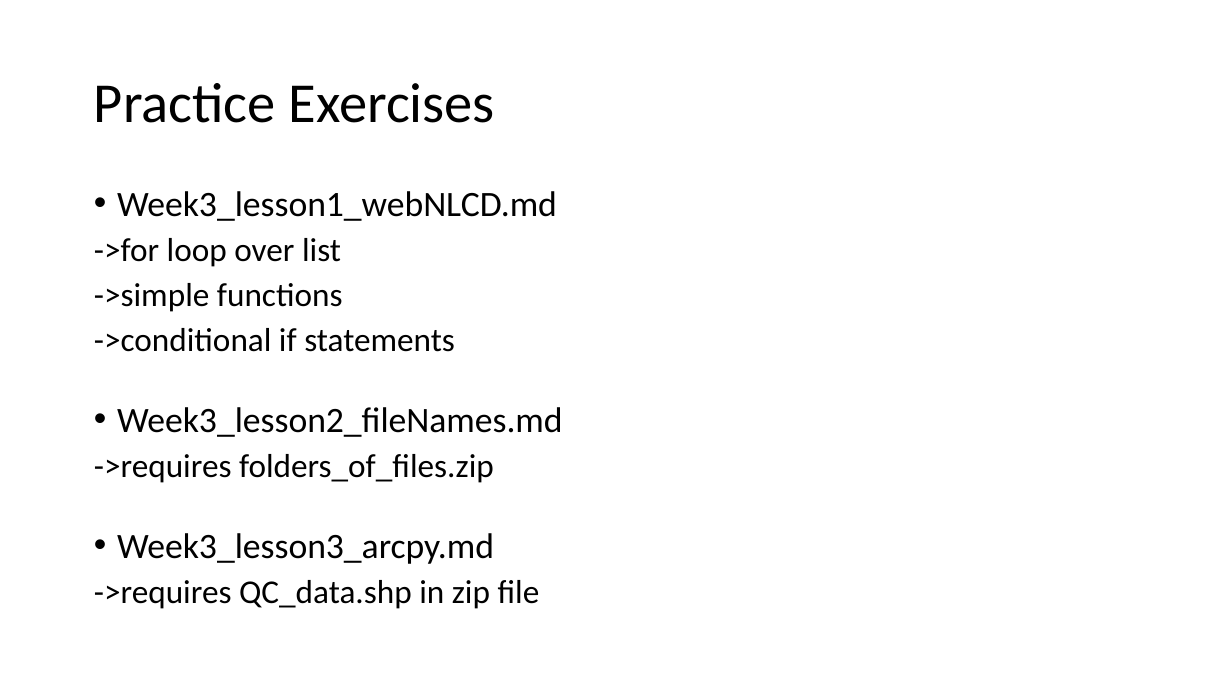
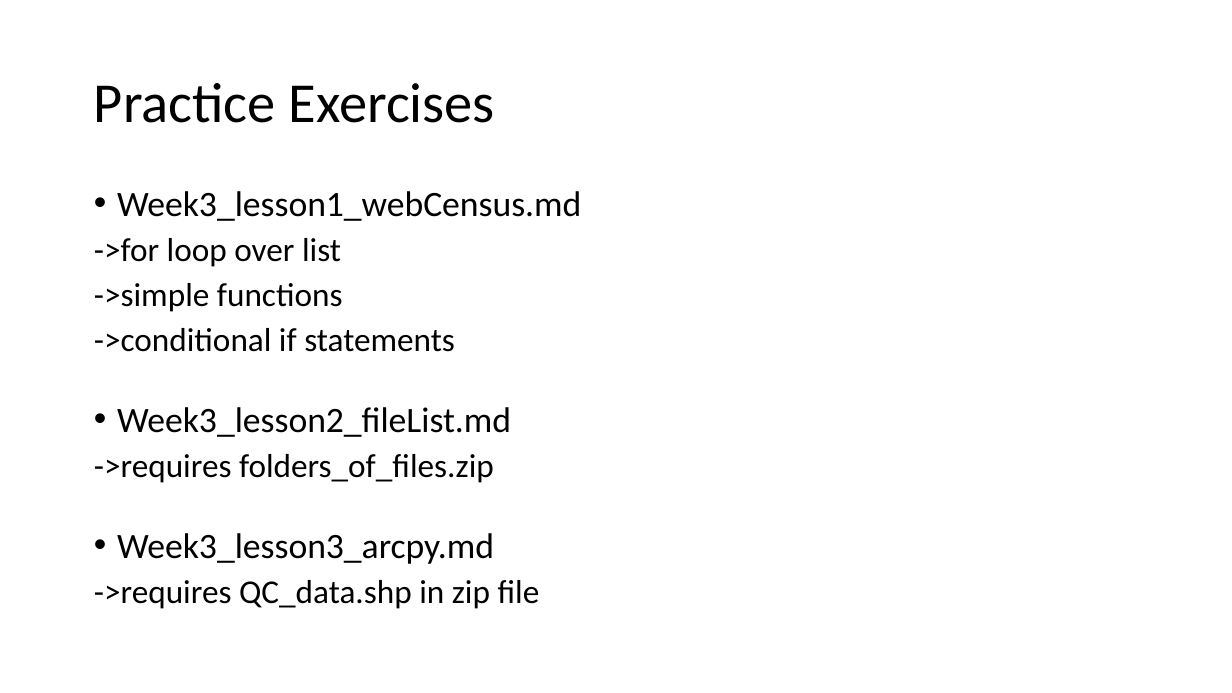
Before and after one commit to jbousquin/py_workgroup, a slide deck: slide 3 of slides/GED_Python_Workgroup_2020_03_04.pptx. Drawn at 1232x693 pixels with LibreOffice and Linux fonts; fonts in the diff are those of the drawing. Boxes give left, top, right and bottom in pixels: in the first picture for what was removed or moved away, otherwise in the second. Text is boxed around its words. In the diff, an @@ line names an element or a change of style, - is before the commit and + after.

```diff
--- a/slides/GED_Python_Workgroup_2020_03_04.pptx
+++ b/slides/GED_Python_Workgroup_2020_03_04.pptx
@@ text at (117, 191, 581, 221): text changed @@
-• Week3_lesson1_webNLCD.md
+• Week3_lesson1_webCensus.md
@@ text at (117, 407, 511, 437): text changed @@
-• Week3_lesson2_fileNames.md
+• Week3_lesson2_fileList.md
```
Also in this commit, not shown: 1 slide added.
